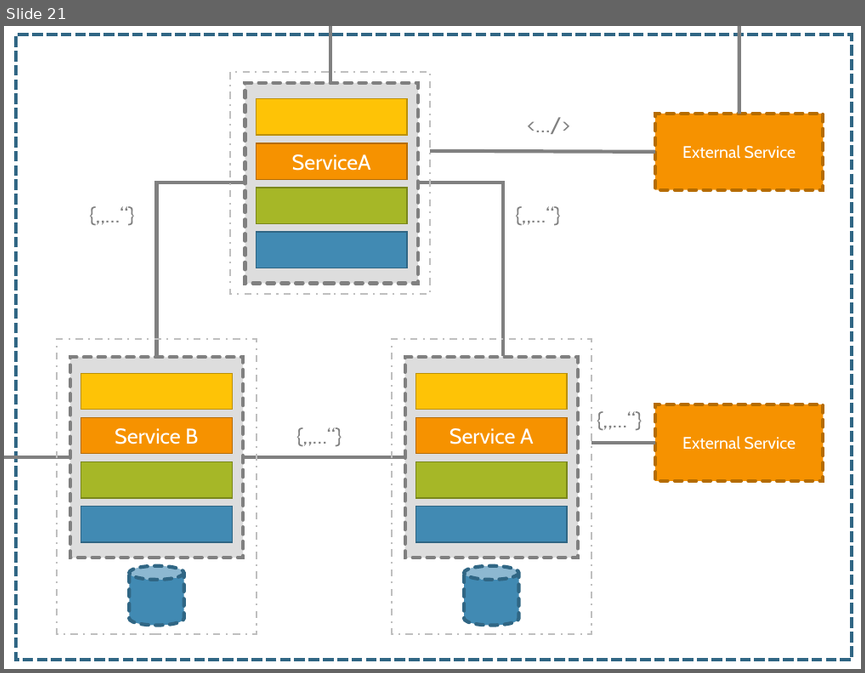
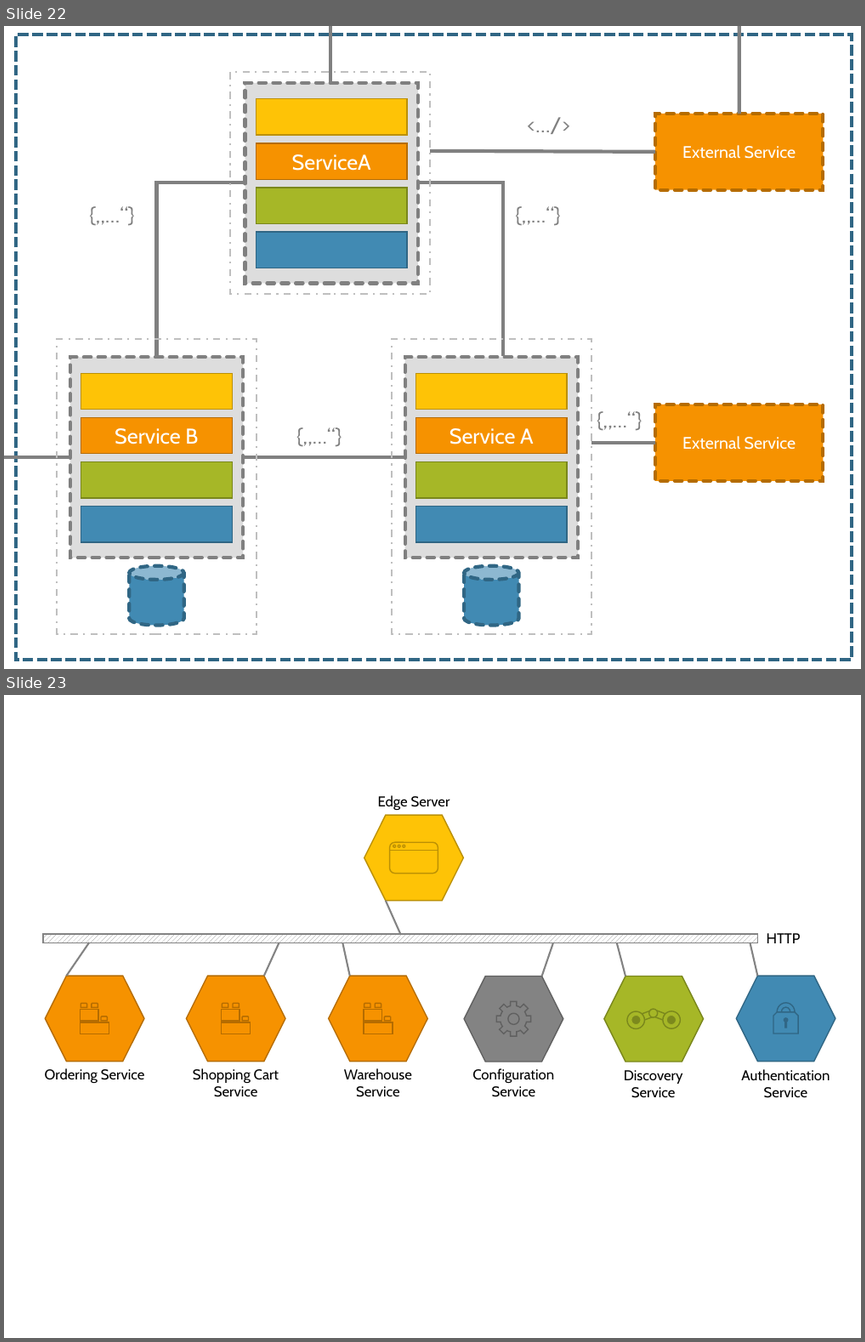
Before and after one commit to FabianWilms/hm-ba, a slide deck: images/ppt/graphics.pptx. Shown one above the other, each under a label of ours: slide 21 before the commit, slides 22 and 23 after it. The pictures are 865x673 and 865x1342 pixels, drawn with LibreOffice and Linux fonts; fonts in the diff are those of the drawing. Boxes give left, top, right and bottom in pixels: in the first picture for what was removed or moved away, otherwise in the second. Text is boxed around its words. In the diff, an @@ line names an element or a change of style, - is before the commit and + after.

```diff
--- a/images/ppt/graphics.pptx
+++ b/images/ppt/graphics.pptx
@@ slide 23 added at <box>4,695,861,1338</box>, background #FFFFFF @@
@@ text added at <box>378,795,450,810</box>, 12 pt, text #000000 @@
+Edge Server
@@ group added at <box>364,815,463,901</box>: 3 ellipses, 1 hexagon, 1 rounded rectangle, 1 line @@
@@ line added from (386, 901) to (401, 934), #838383 1.5 pt @@
@@ rectangle added at <box>43,934,758,942</box>, fill pattern #838383 on #FFFFFF, outline #838383 1 pt @@
@@ line added from (90, 942) to (67, 976), #838383 1.5 pt @@
@@ line added from (279, 942) to (263, 975), #838383 1.5 pt @@
@@ line added from (342, 942) to (350, 976), #838383 1.5 pt @@
@@ line added from (542, 976) to (553, 943), #838383 1.5 pt @@
@@ line added from (617, 943) to (625, 976), #838383 1.5 pt @@
@@ line added from (749, 942) to (757, 975), #838383 1.5 pt @@
@@ text added at <box>766,933,800,943</box>, 12 pt, text #000000 @@
+HTTP
@@ hexagon added at <box>464,976,563,1061</box>, fill #838383, outline #616161 1 pt @@
@@ freeform shape added at <box>497,1002,531,1036</box>, fill #838383, outline #616161 1 pt @@
@@ group added at <box>604,976,704,1061</box>: 5 ellipses, 2 flow chart online storages, 1 hexagon @@
@@ group added at <box>736,975,835,1061</box>: 1 hexagon, 1 arch (boxed as its full ring), 1 snip same rect, 1 freeform shape @@
@@ group added at <box>45,976,145,1083</box>: 3 snip same rects, 2 rectangles, 1 hexagon, 1 text @@
+Ordering Service
@@ group added at <box>187,975,286,1097</box>: 3 snip same rects, 2 rectangles, 1 hexagon, 1 text @@
+Shopping Cart
+Service
@@ group added at <box>329,976,428,1097</box>: 3 snip same rects, 2 rectangles, 1 hexagon, 1 text @@
+Warehouse Service
@@ text added at <box>472,1068,554,1097</box>, 12 pt, text #000000 @@
+Configuration
+Service
@@ text added at <box>624,1070,683,1098</box>, 12 pt, text #000000 @@
+Discovery Service
@@ text added at <box>741,1069,829,1098</box>, 12 pt, text #000000 @@
+Authentication
+Service
@@ what was slide 21 is now slide 22 @@
```
Also in this commit, not shown: 1 slide changed, 1 other slide added, 7 other files.
